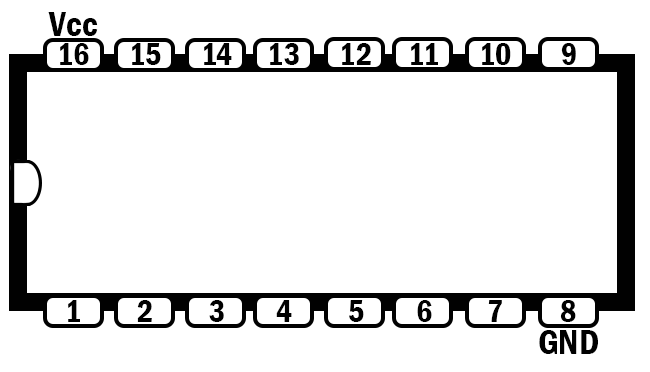
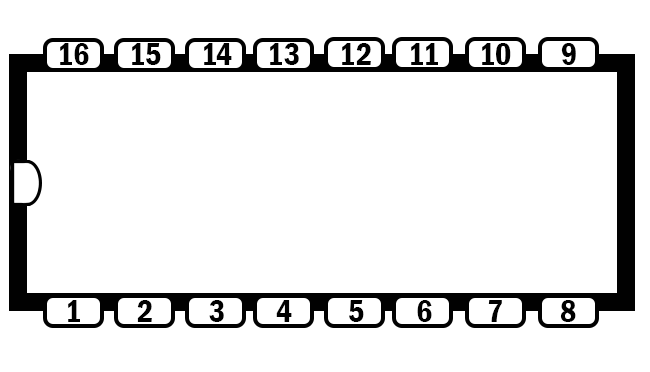
Before/after of a 650×372 layered artwork. What changed in the layer stack:
hid group "Text" (2nd of 2) (2 layers) over [48, 12, 598, 354]
